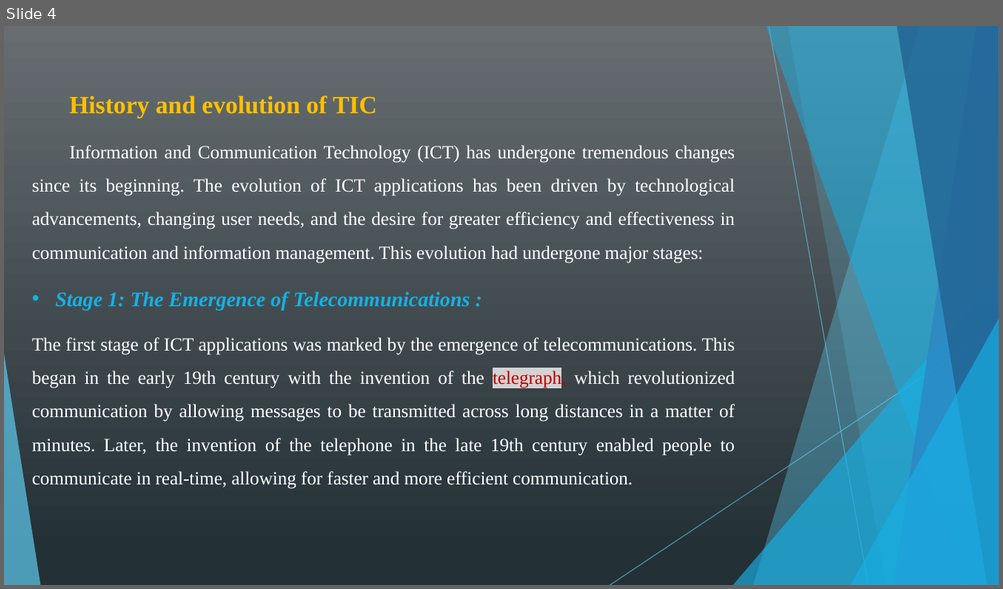
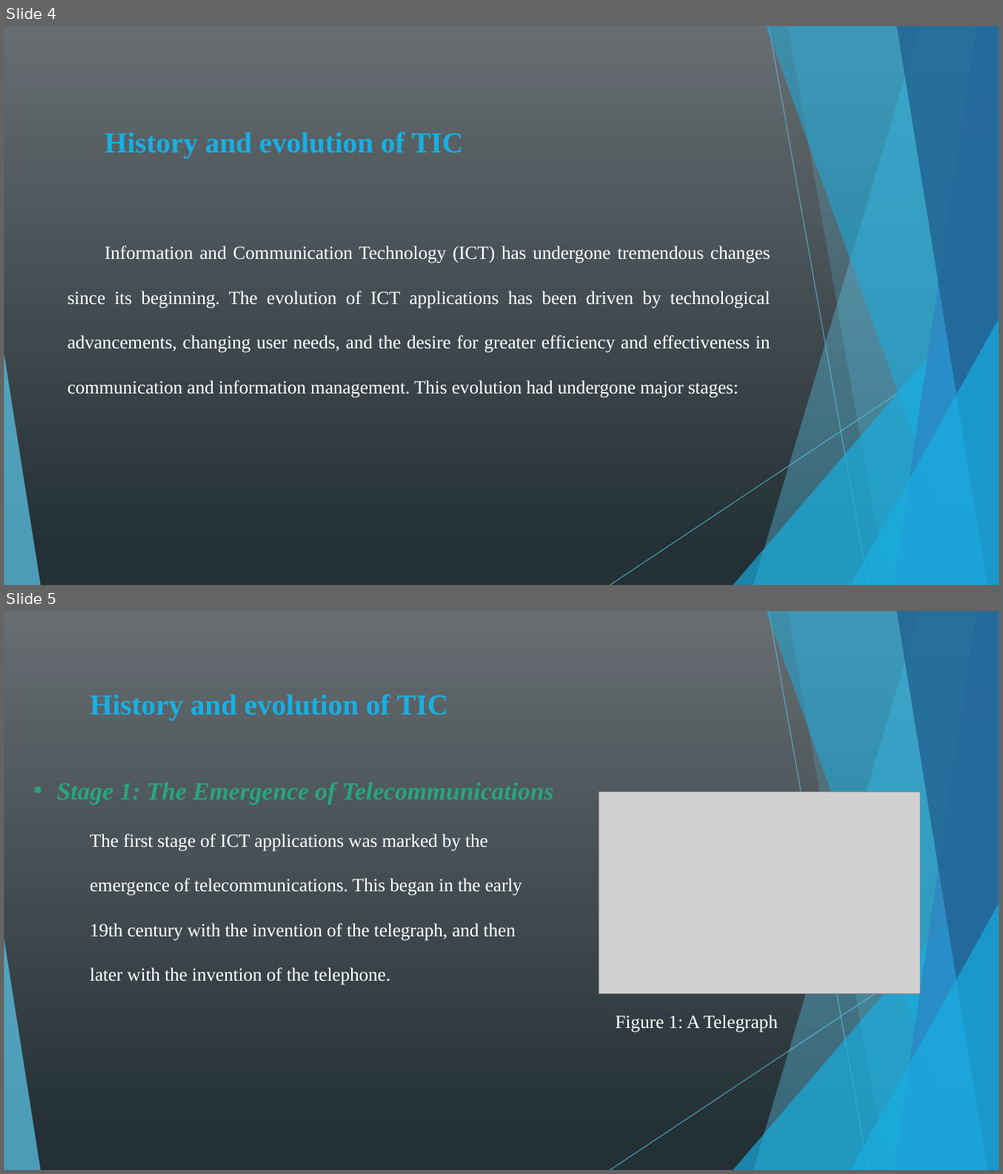
Before and after one commit to kamiri-lilia/projet-final, a slide deck: TIC_PP.pptx. Shown one above the other, each under a label of ours: slide 4 before the commit, slides 4 and 5 after it. The pictures are 1003x589 and 1003x1174 pixels, drawn with LibreOffice and Linux fonts; fonts in the diff are those of the drawing; grey boxes stand for pictures. Boxes give left, top, right and bottom in pixels: in the first picture for what was removed or moved away, otherwise in the second. Text is boxed around its words. In the diff, an @@ line names an element or a change of style, - is before the commit and + after.

```diff
--- a/TIC_PP.pptx
+++ b/TIC_PP.pptx
@@ slide 5 added at [4,611,999,1170], background gradient #686E71 to #233036; not listed: 10 template elements that a slide beside it also shows @@
@@ text added at [90,694,449,721], 28 pt, text #17B0E4, bold @@
+History and evolution of TIC
@@ text added at [57,782,554,804], 24 pt, text #29A57D, bold, italic @@
+• Stage 1: The Emergence of Telecommunications
@@ picture added at [600,792,921,994] @@
@@ text added at [90,834,522,985], 18 pt, text #FFFFFF @@
+The first stage of ICT applications was marked by the emergence of telecommunications. This began in the early 19th century with the invention of the telegraph, and then later with the invention of the telephone.
@@ text added at [615,1015,777,1033], 18 pt, text #FFFFFF @@
+Figure 1: A Telegraph
@@ slide 4 changed as well @@
@@ text at [69,96,377,118]: paragraph removed @@
-History and evolution of TIC
@@ text added at [105,132,464,158], 28 pt, text #17B0E4, bold @@
+History and evolution of TIC
@@ text "Information and Communication Technology (ICT) ...": place and size @@
-text "Information and Communication Technology (ICT) ..." at [32,96,735,489]
+text "Information and Communication Technology (ICT) ..." at [68,246,770,398]
@@ text "Information and Communication Technology (ICT) ..." at [68,246,770,398]: line spacing 1.5 to 2 @@
@@ text at [32,292,735,489]: paragraphs removed @@
-• Stage 1: The Emergence of Telecommunications :
-The first stage of ICT applications was marked by the emergence of telecommunications. This began in the early 19th century with the invention of the telegraph, which revolutionized communication by allowing messages to be transmitted across long distances in a matter of minutes. Later, the invention of the telephone in the late 19th century enabled people to communicate in real-time, allowing for faster and more efficient communication.
```
Also in this commit, not shown: 15 other slides changed, 1 other slide added, 4 slides removed.
